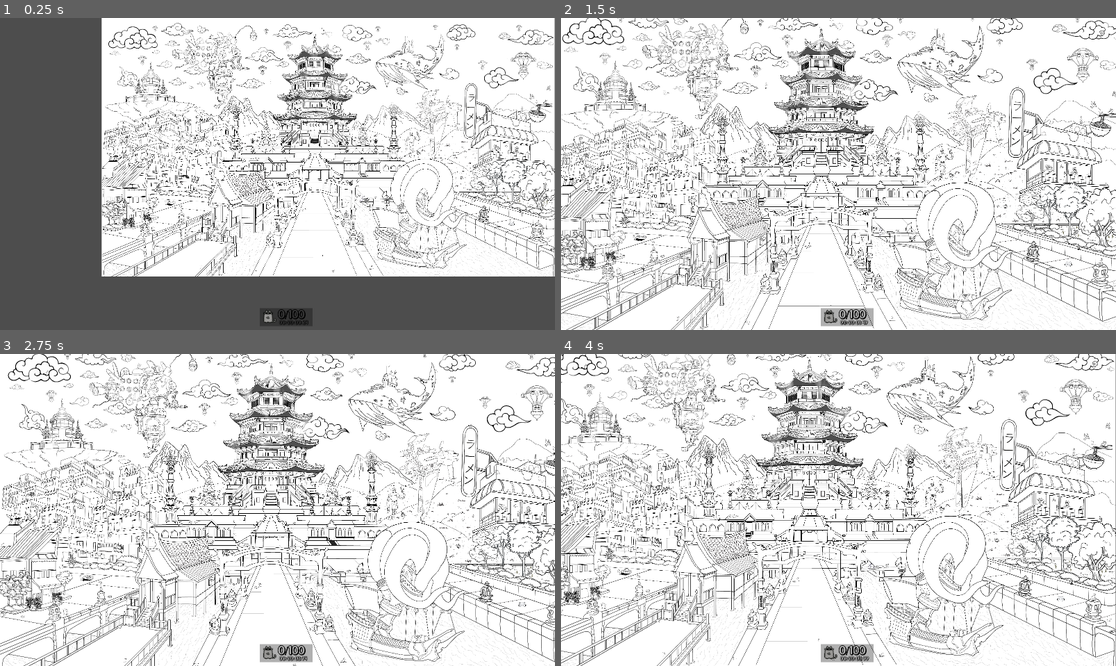
Above: before the commit, frames 1-4 (two rows, left to right).
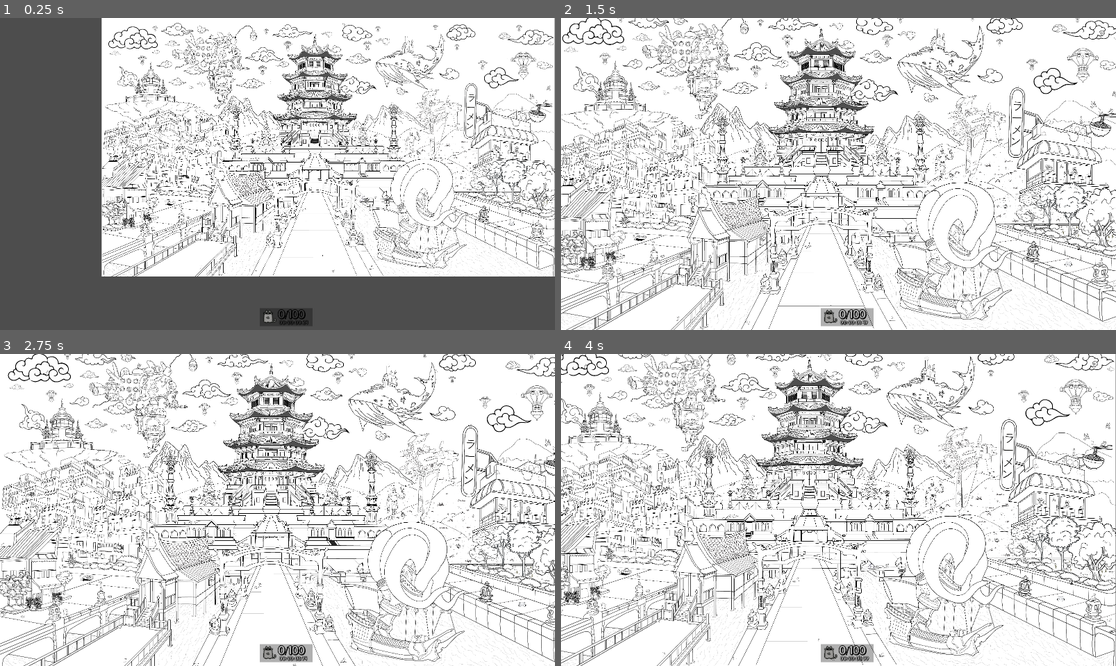
Above: after the commit, the same moments.

Repository: Wpan0n/_HiddenPaws_
Game: Godot game, scene res://scences/MainGame.tscn
The game is run twice, just before and just after one commit, with the same random seed, the same clock (stepped at 60 frames per second) and the same inputs.
Inputs (mouse positions are in pixels of both pictures, inside the frame that each line leads up to):
- Up to frame 1 (0.25 s): no input
- Up to frame 2 (1.5 s): move the mouse to (960, 158) at 0.52 s; click (960, 158) at 0.67 s; drag from (727, 189) to (810, 236) at 1.27 s
- Up to frame 3 (2.75 s): move the mouse to (333, 441) at 2.02 s; click (333, 441) at 2.17 s
- Up to frame 4 (4 s): drag from (810, 572) to (672, 463) at 2.77 s; move the mouse to (1005, 556) at 3.52 s; click (1005, 556) at 3.67 s

The runs differ from the first frame. In frame 1, 0.8% of the frame differs, in the area x 19-100%, y 1-56%; in frame 2, 1.2%, in the area x 0-100%, y 0-67%; in frame 3, 1.2%; in frame 4, 1.1%.

Commit message:
Update MainGame.tscn
moving sprites

Diff:
--- a/scences/MainGame.tscn
+++ b/scences/MainGame.tscn
@@ -250,7 +250,7 @@
 volume_db = -30.0
 
 [node name="Sprite2D4" type="Sprite2D" parent="HiddenPaw_Scene" groups=["sprite_group"]]
-position = Vector2(2282, 789)
+position = Vector2(2073, -761)
 scale = Vector2(0.0554645, 0.0554645)
 texture = ExtResource("8_2uglc")
 script = ExtResource("5_j0mpy")
@@ -270,8 +270,8 @@
 volume_db = -30.0
 
 [node name="Sprite2D6" type="Sprite2D" parent="HiddenPaw_Scene" groups=["sprite_group"]]
-position = Vector2(-1490, 234)
-scale = Vector2(0.0632354, 0.0632354)
+position = Vector2(-248, -1426)
+scale = Vector2(0.0362706, 0.0362706)
 texture = ExtResource("10_nq607")
 script = ExtResource("5_j0mpy")
 
@@ -290,8 +290,8 @@
 volume_db = -30.0
 
 [node name="Sprite2D8" type="Sprite2D" parent="HiddenPaw_Scene" groups=["sprite_group"]]
-position = Vector2(77.2849, 221.165)
-scale = Vector2(0.0494748, 0.0494748)
+position = Vector2(189.106, 224.165)
+scale = Vector2(0.0450108, 0.0450108)
 texture = ExtResource("12_8adlo")
 script = ExtResource("5_j0mpy")
 
@@ -321,7 +321,7 @@
 volume_db = -30.0
 
 [node name="Sprite2D11" type="Sprite2D" parent="HiddenPaw_Scene" groups=["sprite_group"]]
-position = Vector2(-94.0001, -2079)
+position = Vector2(276, -2167)
 scale = Vector2(0.0632354, 0.0632354)
 texture = ExtResource("15_bmc15")
 script = ExtResource("5_j0mpy")
@@ -403,7 +403,7 @@
 volume_db = -30.0
 
 [node name="Sprite2D19" type="Sprite2D" parent="HiddenPaw_Scene" groups=["sprite_group"]]
-position = Vector2(-242, -1432)
+position = Vector2(-1431, 230)
 scale = Vector2(0.0326749, 0.0326749)
 texture = ExtResource("22_2q8c5")
 script = ExtResource("5_j0mpy")
@@ -444,7 +444,7 @@
 volume_db = -30.0
 
 [node name="Sprite2D23" type="Sprite2D" parent="HiddenPaw_Scene" groups=["sprite_group"]]
-position = Vector2(-934, -32)
+position = Vector2(1827, -1010)
 scale = Vector2(0.0438934, 0.0438934)
 texture = ExtResource("26_q2dh0")
 script = ExtResource("5_j0mpy")
@@ -474,7 +474,7 @@
 volume_db = -30.0
 
 [node name="Sprite2D26" type="Sprite2D" parent="HiddenPaw_Scene" groups=["sprite_group"]]
-position = Vector2(-606, -8)
+position = Vector2(-1916, -1300)
 scale = Vector2(0.0431602, 0.0431602)
 texture = ExtResource("29_ea34f")
 script = ExtResource("5_j0mpy")
@@ -544,8 +544,8 @@
 volume_db = -30.0
 
 [node name="Sprite2D33" type="Sprite2D" parent="HiddenPaw_Scene" groups=["sprite_group"]]
-position = Vector2(-1548, -78)
-scale = Vector2(0.0569481, 0.0569481)
+position = Vector2(-1552.83, -74.7528)
+scale = Vector2(0.0487272, 0.0487272)
 texture = ExtResource("36_ppdav")
 script = ExtResource("5_j0mpy")
 
@@ -575,8 +575,8 @@
 volume_db = -30.0
 
 [node name="Sprite2D36" type="Sprite2D" parent="HiddenPaw_Scene" groups=["sprite_group"]]
-position = Vector2(-294, -242)
-scale = Vector2(0.0457203, 0.0457203)
+position = Vector2(-296.915, -237.84)
+scale = Vector2(0.0382448, 0.0382448)
 texture = ExtResource("39_p6lk8")
 script = ExtResource("5_j0mpy")
 
@@ -1110,7 +1110,7 @@
 volume_db = -30.0
 
 [node name="Sprite2D88" type="Sprite2D" parent="HiddenPaw_Scene" groups=["sprite_group"]]
-position = Vector2(-3192, -835)
+position = Vector2(-3192, -833)
 scale = Vector2(0.0632354, 0.0632354)
 texture = ExtResource("85_x7a8n")
 script = ExtResource("5_j0mpy")
@@ -1221,7 +1221,7 @@
 volume_db = -30.0
 
 [node name="Sprite2D99" type="Sprite2D" parent="HiddenPaw_Scene" groups=["sprite_group"]]
-position = Vector2(-1214, -191)
+position = Vector2(-1275, -245)
 scale = Vector2(0.0632354, 0.0632354)
 texture = ExtResource("96_6bw5e")
 script = ExtResource("5_j0mpy")
@@ -1285,15 +1285,16 @@
 mouse_filter = 1
 
 [node name="Fog" type="ColorRect" parent="."]
+visible = false
 material = SubResource("ShaderMaterial_ipjb7")
-offset_left = -4000.0
-offset_top = -2285.0
-offset_right = 4000.0
-offset_bottom = -573.0
+offset_left = -4010.0
+offset_top = -2274.0
+offset_right = 3990.0
+offset_bottom = -562.0
 mouse_filter = 1
 
 [node name="Smoke" type="CPUParticles2D" parent="."]
-position = Vector2(1381, -1954)
+position = Vector2(1381, -1956)
 amount = 2000
 lifetime = 3.5
 speed_scale = 0.2
